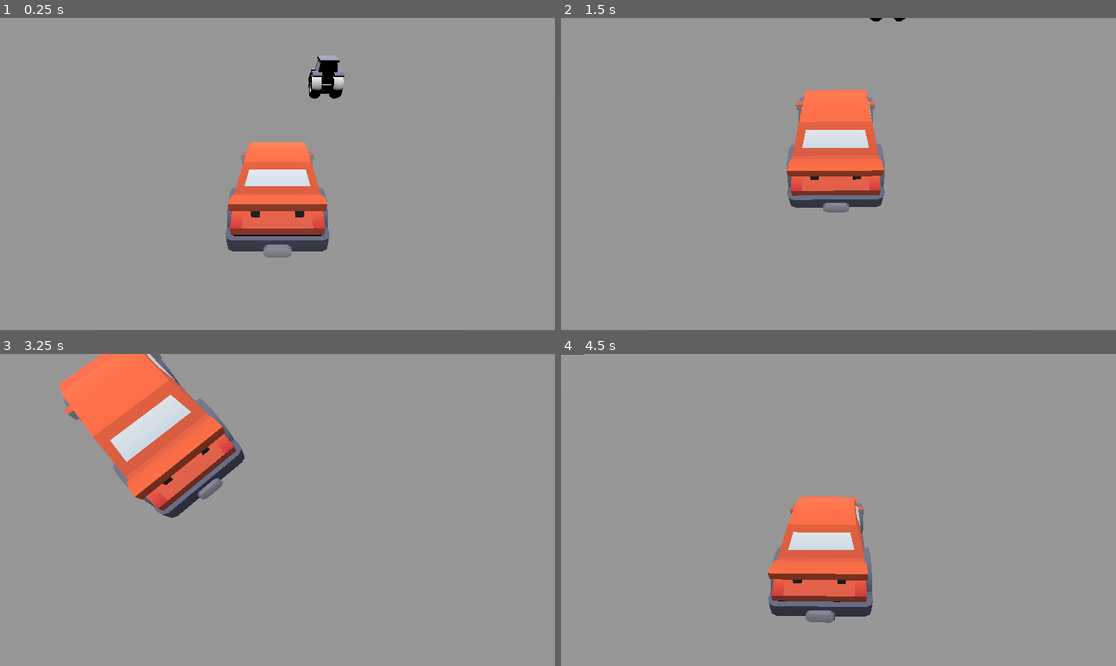
Above: before the commit, frames 1-4 (two rows, left to right).
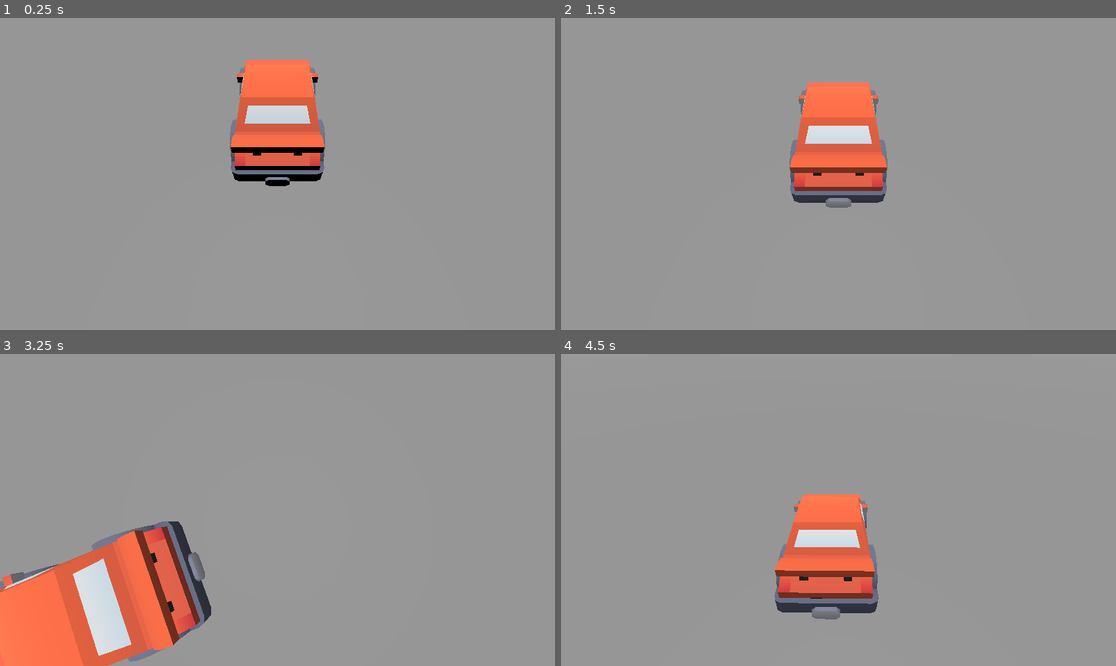
Above: after the commit, the same moments.

Repository: Darius-Gillingham/comp360-a2
Game: Godot game, scene res://Assets/Test.tscn
Same seed, same stepped clock (60 frames per second), same inputs: the game is played once before the commit and once after it.
Inputs:
- Up to frame 1 (0.25 s): no input
- Up to frame 2 (1.5 s): hold A (Right) 0.53-1.28 s; hold S (Brake) from 1.28 s (still down)
- Up to frame 3 (3.25 s): release S (Brake) at 2.03 s; hold A (Right) 2.03-2.78 s; tap Enter at 2.75 s; hold W (Accelerate) from 2.78 s (still down)
- Up to frame 4 (4.5 s): release W (Accelerate) at 3.53 s; hold D (Left) from 3.53 s (still down)

The runs differ from the first frame. In frame 1, 10% of the frame differs, in the area x 40-63%, y 12-77%; in frame 2, 2.8%; in frame 3, 23%, in the area x 0-45%, y 0-100%; in frame 4, 2.7%.

Commit message:
Add files via upload

Diff:
--- a/Assets/Test.tscn
+++ b/Assets/Test.tscn
@@ -4,12 +4,12 @@
 [ext_resource type="PackedScene" uid="uid://cndw68j142r43" path="res://Assets/tractor.tscn" id="2_noiw6"]
 
 [sub_resource type="BoxMesh" id="BoxMesh_noiw6"]
-size = Vector3(1000, 0.2, 10000)
+size = Vector3(1000, 15, 10000)
 
 [sub_resource type="Skin" id="Skin_xbobo"]
 
-[sub_resource type="ConvexPolygonShape3D" id="ConvexPolygonShape3D_noiw6"]
-points = PackedVector3Array(50.78371, 0.6936507, 50.78371, -50.78371, -0.89365077, -50.78371, -50.78371, 0.6936507, -50.78371, 50.78371, -0.89365077, -50.78371, -50.78371, -0.89365077, 50.78371, -50.78371, 0.6936507, 50.78371, 50.78371, 0.6936507, -50.78371, 50.78371, -0.89365077, 50.78371)
+[sub_resource type="ConcavePolygonShape3D" id="ConcavePolygonShape3D_noiw6"]
+data = PackedVector3Array(-500, 7.5, 5000, 500, 7.5, 5000, -500, -7.5, 5000, 500, 7.5, 5000, 500, -7.5, 5000, -500, -7.5, 5000, 500, 7.5, -5000, -500, 7.5, -5000, 500, -7.5, -5000, -500, 7.5, -5000, -500, -7.5, -5000, 500, -7.5, -5000, 500, 7.5, 5000, 500, 7.5, -5000, 500, -7.5, 5000, 500, 7.5, -5000, 500, -7.5, -5000, 500, -7.5, 5000, -500, 7.5, -5000, -500, 7.5, 5000, -500, -7.5, -5000, -500, 7.5, 5000, -500, -7.5, 5000, -500, -7.5, -5000, 500, 7.5, 5000, -500, 7.5, 5000, 500, 7.5, -5000, -500, 7.5, 5000, -500, 7.5, -5000, 500, 7.5, -5000, -500, -7.5, 5000, 500, -7.5, 5000, -500, -7.5, -5000, 500, -7.5, 5000, 500, -7.5, -5000, -500, -7.5, -5000)
 
 [node name="Node3D" type="Node3D"]
 
@@ -24,11 +24,11 @@
 transform = Transform3D(1, 0, 0, 0, 1, 0, 0, 0, 1, -2.1567914, 0, 7.588361)
 
 [node name="MeshInstance3D" type="MeshInstance3D" parent="."]
-transform = Transform3D(1, 0, 0, 0, 1, 0, 0, 0, 1, 1.2015803, -0.11959386, 0.035565622)
+transform = Transform3D(1, 0, 0, 0, 1, 0, 0, 0, 1, 1.202, -8, 0.036)
 mesh = SubResource("BoxMesh_noiw6")
 skin = SubResource("Skin_xbobo")
 
 [node name="StaticBody3D" type="StaticBody3D" parent="MeshInstance3D"]
 
 [node name="CollisionShape3D" type="CollisionShape3D" parent="MeshInstance3D/StaticBody3D"]
-shape = SubResource("ConvexPolygonShape3D_noiw6")
+shape = SubResource("ConcavePolygonShape3D_noiw6")
--- a/car.gd
+++ b/car.gd
@@ -1,11 +1,13 @@
 extends VehicleBody3D
 
-const MAX_STEER = 0.5
+const STEER_LIMIT= deg_to_rad(20)
 const ENGINE_POWER = 200
 
 @onready var camera_pivot: Node3D = $CameraPivot
 @onready var camera_3d: Camera3D = $CameraPivot/Camera3D
 
+var move_input
+var turn_input
 var look_toward
 
 # Called when the node enters the scene tree for the first time.
@@ -14,9 +16,14 @@
 
 
 # Called every frame. 'delta' is the elapsed time since the previous frame.
-func _physics_process(delta: float) -> void:
-	steering = move_toward(steering, Input.get_axis("Left", "Right") * MAX_STEER, delta * 2.5)
-	engine_force = Input.get_axis("Brake", "Accelerate") * ENGINE_POWER
+func _physics_process(delta):
+	move_input = Input.get_action_strength("Accelerate") - Input.get_action_strength("Brake")
+	turn_input = Input.get_action_strength("Right") - Input.get_action_strength("Left")
+
+	engine_force = move_input*ENGINE_POWER
+	steering = turn_input*STEER_LIMIT
+
+
 	camera_pivot.global_position = camera_pivot.global_position.lerp(global_position, delta * 20.0)
 	camera_pivot.transform = camera_pivot.transform.interpolate_with(transform, delta * 5.0)
 	look_toward = look_toward.lerp(global_position + linear_velocity, delta * 5.0)
